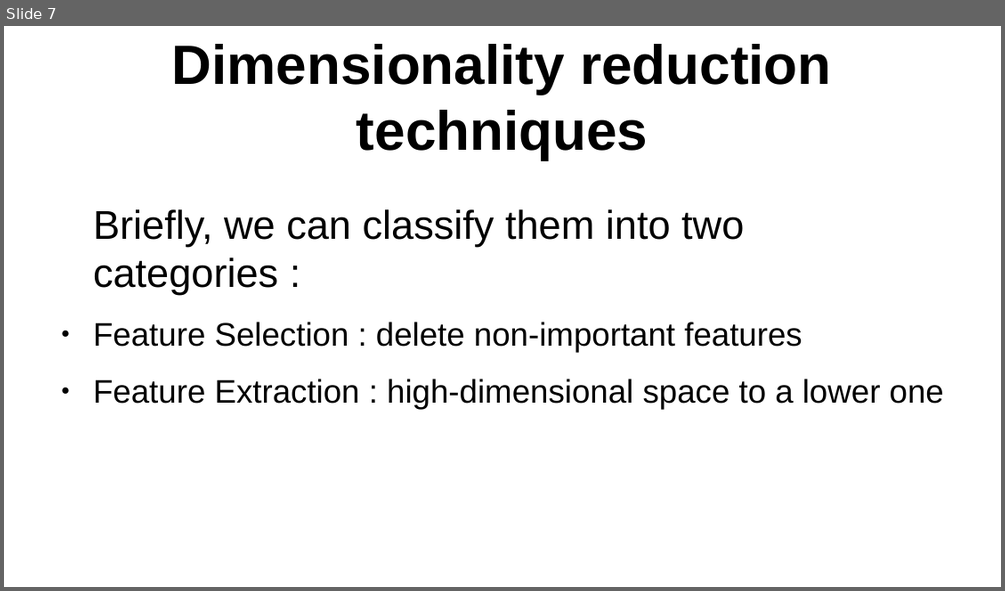
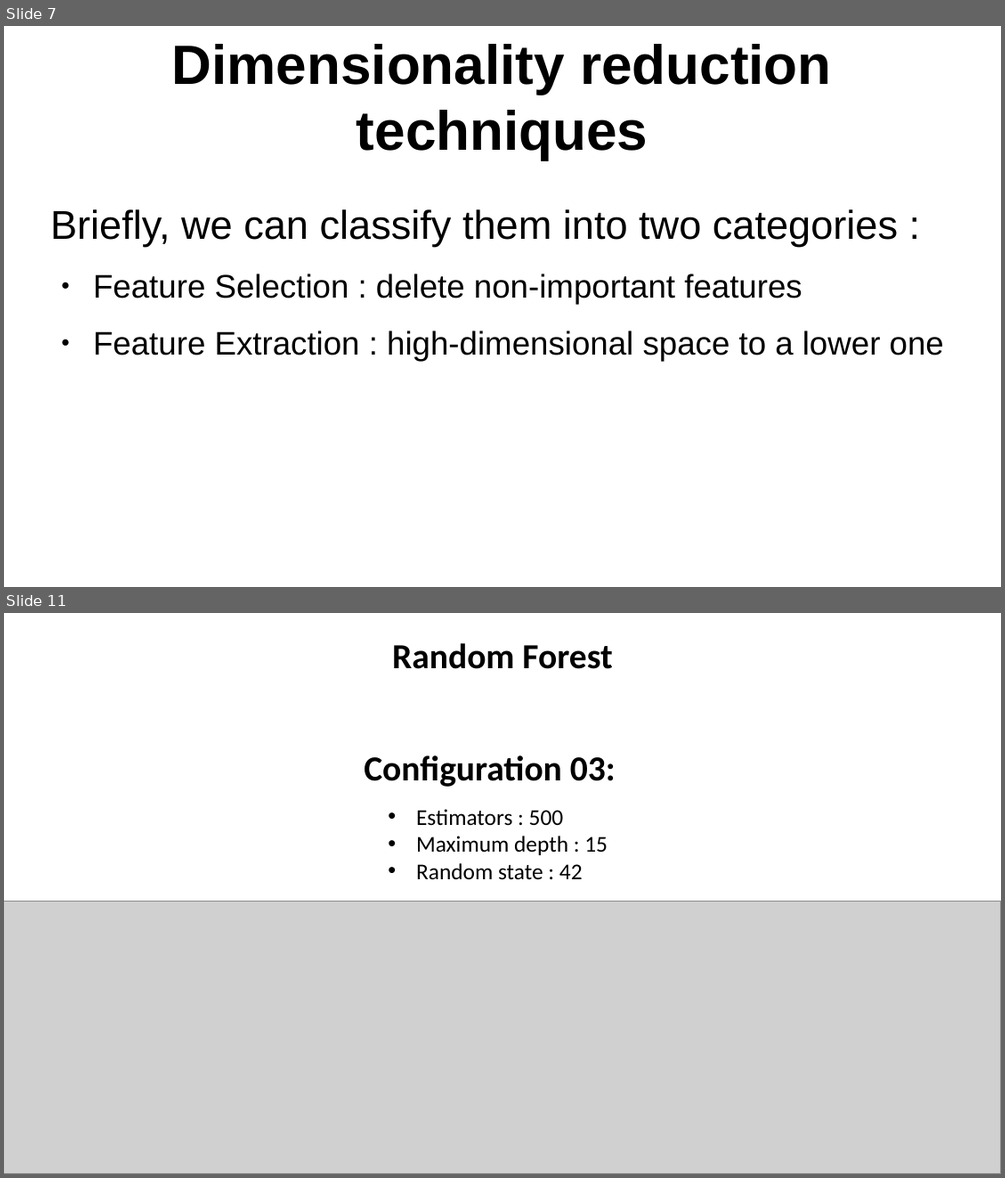
Before and after one commit to whalit/SFML-Project, a slide deck: presentation_Project.odp. Shown one above the other, each under a label of ours: slide 7 before the commit, slides 7 and 11 after it; the slides between them are not shown. The pictures are 1005x591 and 1005x1178 pixels, drawn with LibreOffice and Linux fonts; fonts in the diff are those of the drawing; grey boxes stand for pictures. Boxes give left, top, right and bottom in pixels: in the first picture for what was removed or moved away, otherwise in the second. Text is boxed around its words. In the diff, an @@ line names an element or a change of style, - is before the commit and + after.

```diff
--- a/presentation_Project.odp
+++ b/presentation_Project.odp
@@ slide 11 added at (4, 613, 1001, 1174), background #FFFFFF @@
@@ text added at (392, 643, 612, 669), 28 pt, text #000000, bold @@
+Random Forest
@@ text added at (364, 755, 615, 787), 28 pt, text #000000, bold @@
+Configuration 03:
@@ text added at (416, 809, 607, 880), 18 pt, text #000000 @@
+• Estimators : 500
+• Maximum depth : 15
+• Random state : 42
@@ picture added at (4, 900, 1001, 1174) @@
@@ slide 7 changed as well @@
@@ text "Briefly, we can classify them ..." at (50, 209, 944, 361): indent changed @@
```
Also in this commit, not shown: 4 other slides changed, 6 other slides added.
